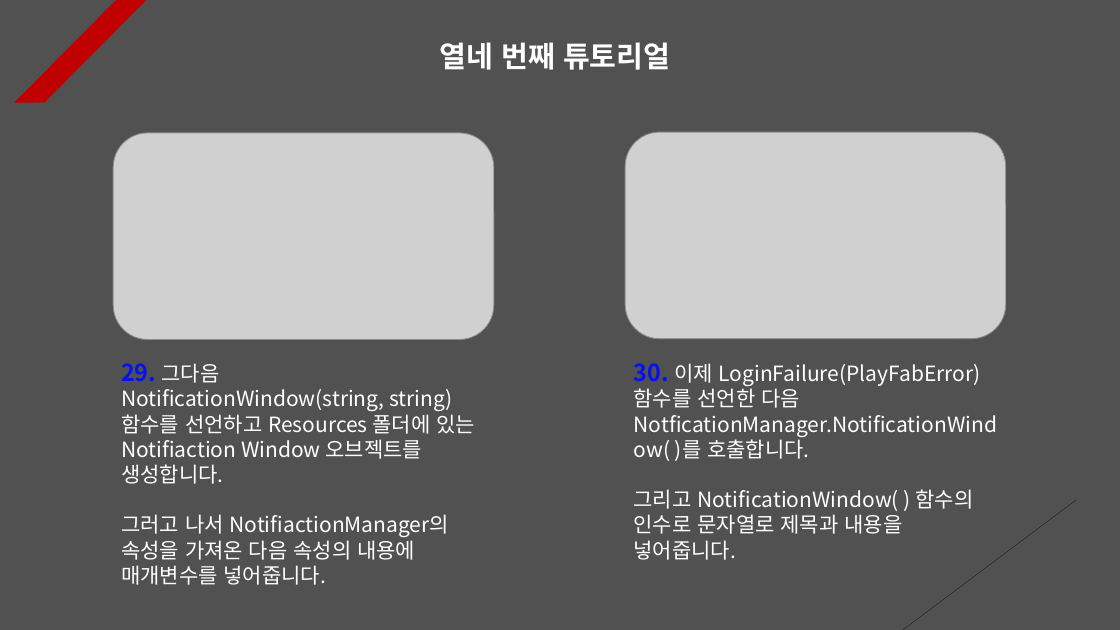
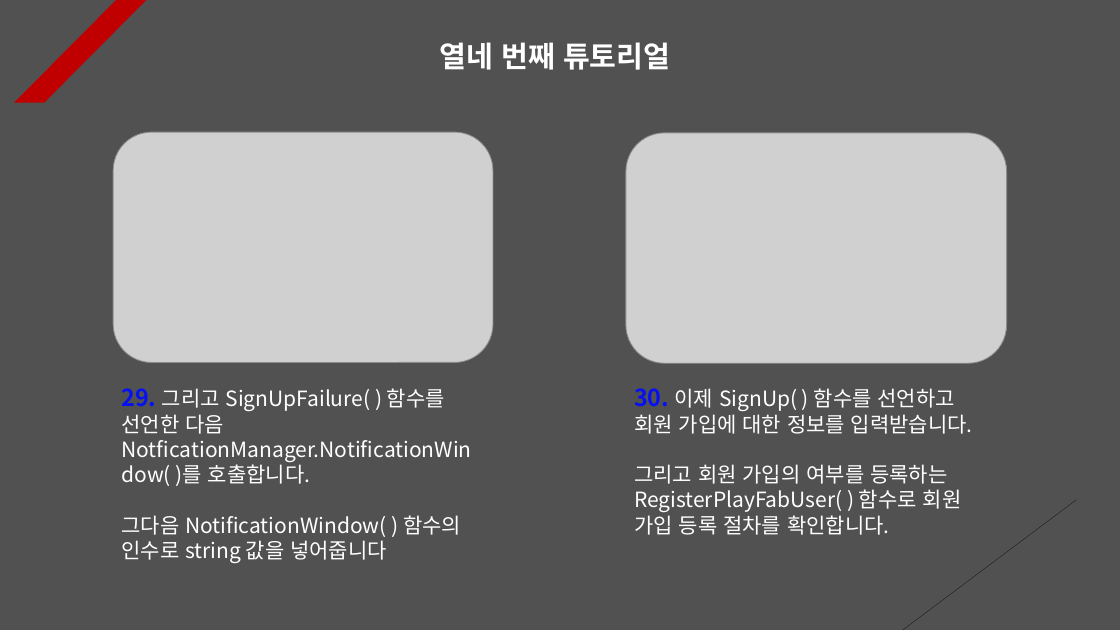
Before and after one commit to Unity2033/3D-UnityEngine, a slide deck: slide 14 of Assets/Class/Photon Server/PPT Data/Photon PlayFab.pptx. Drawn at 1120x630 pixels with LibreOffice and Linux fonts; fonts in the diff are those of the drawing; grey boxes stand for pictures. Boxes give left, top, right and bottom in pixels: in the first picture for what was removed or moved away, otherwise in the second. Text is boxed around its words. In the diff, an @@ line names an element or a change of style, - is before the commit and + after.

```diff
--- a/Assets/Class/Photon Server/PPT Data/Photon PlayFab.pptx
+++ b/Assets/Class/Photon Server/PPT Data/Photon PlayFab.pptx
@@ picture: place and size @@
-picture at <box>113,133,494,339</box>
+picture at <box>113,132,493,362</box>
@@ picture: place and size @@
-picture at <box>625,132,1006,339</box>
+picture at <box>626,133,1007,363</box>
@@ text at <box>121,388,471,563</box>: text changed @@
-29. 그다음 NotificationWindow(string, string) 함수를 선언하고 Resources 폴더에 있는 Notifiaction Window 오브젝트를 생성합니다.
-그러고 나서 NotifiactionManager의 속성을 가져온 다음 속성의 내용에 매개변수를 넣어줍니다.
+29. 그리고 SignUpFailure( ) 함수를 선언한 다음 NotficationManager.NotificationWindow( )를 호출합니다.
+그다음 NotificationWindow( ) 함수의 인수로 string 값을 넣어줍니다
@@ text at <box>634,388,973,535</box>: text changed @@
-30. 이제 LoginFailure(PlayFabError) 함수를 선언한 다음 NotficationManager.NotificationWindow( )를 호출합니다.
-그리고 NotificationWindow( ) 함수의 인수로 문자열로 제목과 내용을 넣어줍니다.
+30. 이제 SignUp( ) 함수를 선언하고 회원 가입에 대한 정보를 입력받습니다.
+그리고 회원 가입의 여부를 등록하는 RegisterPlayFabUser( ) 함수로 회원 가입 등록 절차를 확인합니다.
```
Also in this commit, not shown: 7 other slides changed, 4 other files.
